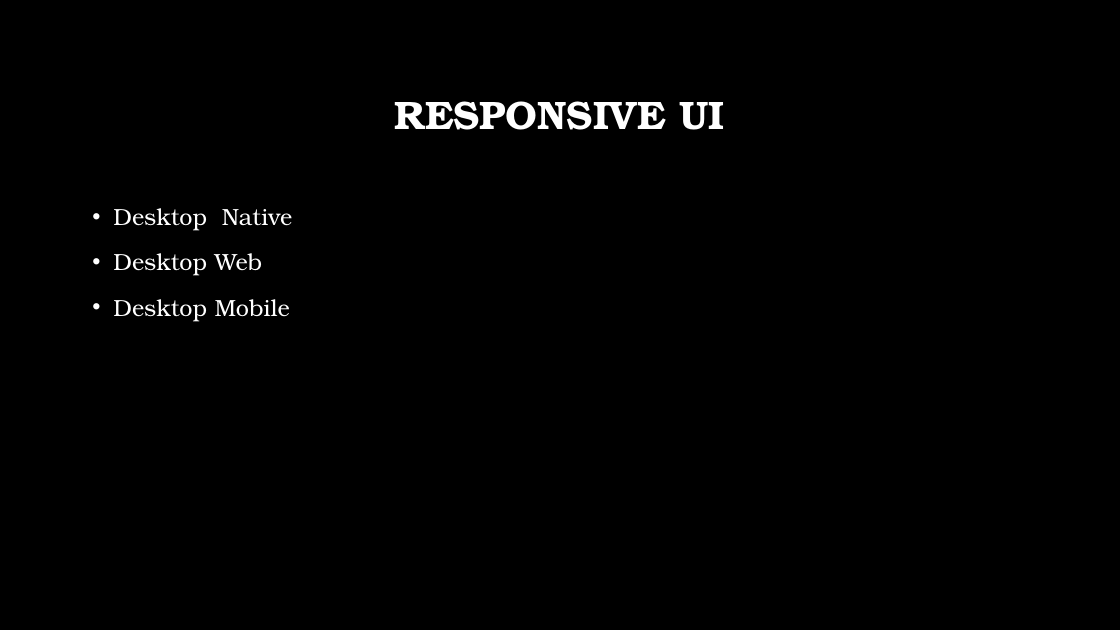
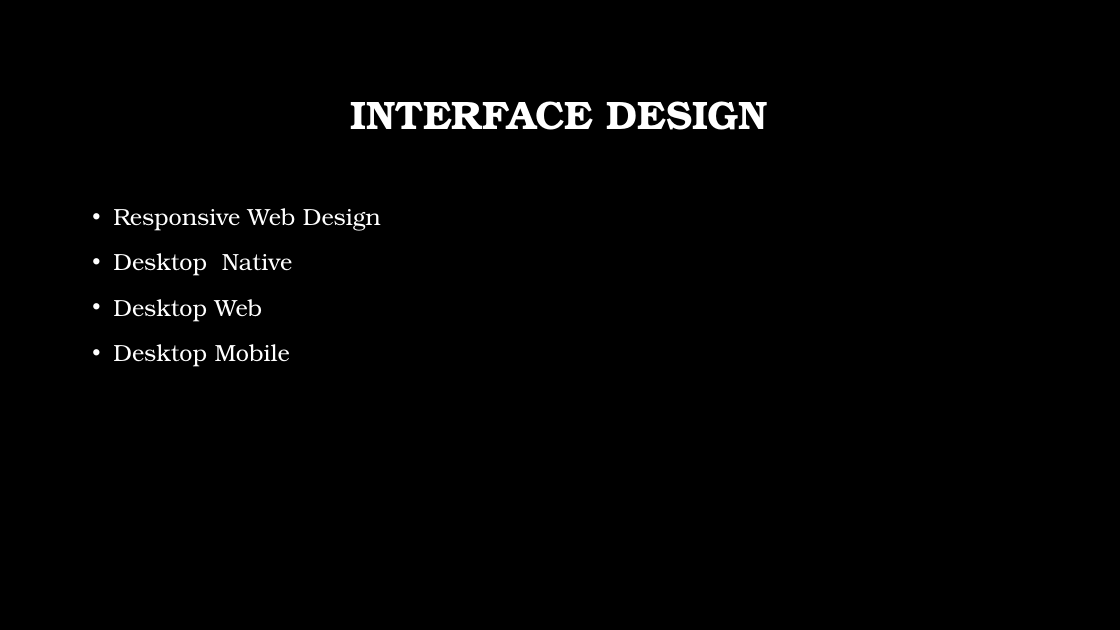
Before and after one commit to DragonRider0o0/CS-4670-Project, a slide deck: slide 22 of CS 4670 – Final Project.pptx (slide 10 before the commit). Drawn at 1120x630 pixels with LibreOffice and Linux fonts; fonts in the diff are those of the drawing; background and template pictures are left out. Boxes give left, top, right and bottom in pixels: in the first picture for what was removed or moved away, otherwise in the second. Text is boxed around its words. In the diff, an @@ line names an element or a change of style, - is before the commit and + after.

```diff
--- a/CS 4670 – Final Project.pptx
+++ b/CS 4670 – Final Project.pptx
@@ title at [351,101,769,130]: text changed @@
-RESPONSIVE UI
+INTERFACE DESIGN
@@ text at [113,208,381,231]: paragraph added @@
+• Responsive Web Design
```
Also in this commit, not shown: 3 other slides changed, 15 slides added, 6 other files.
